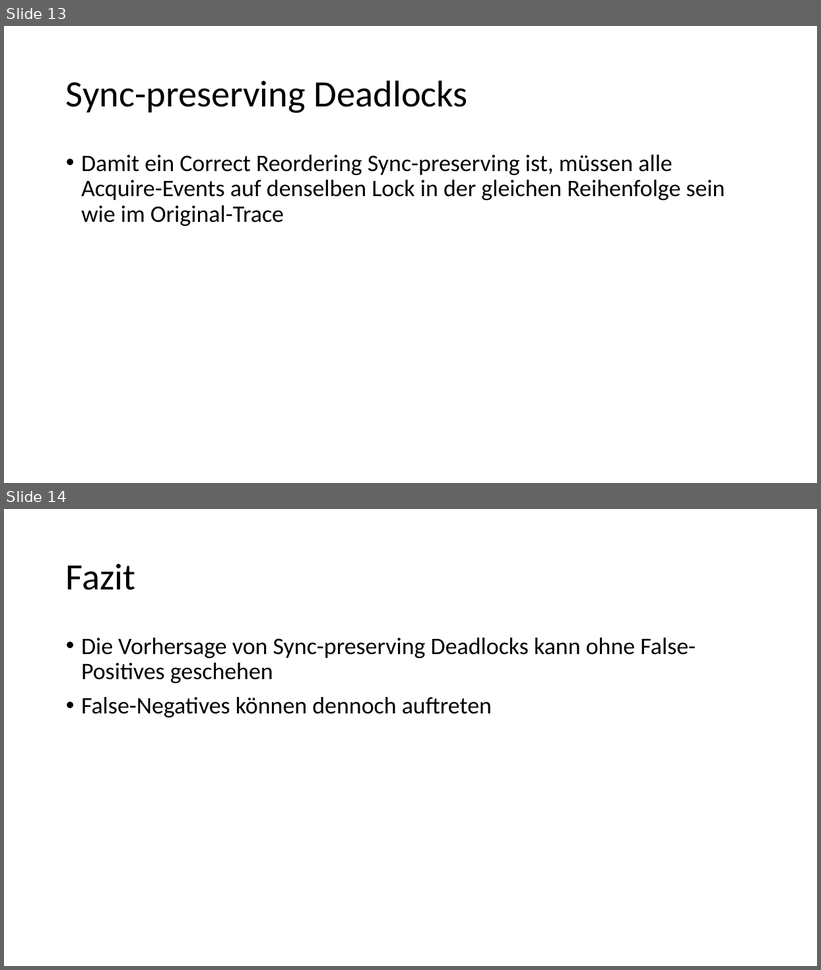
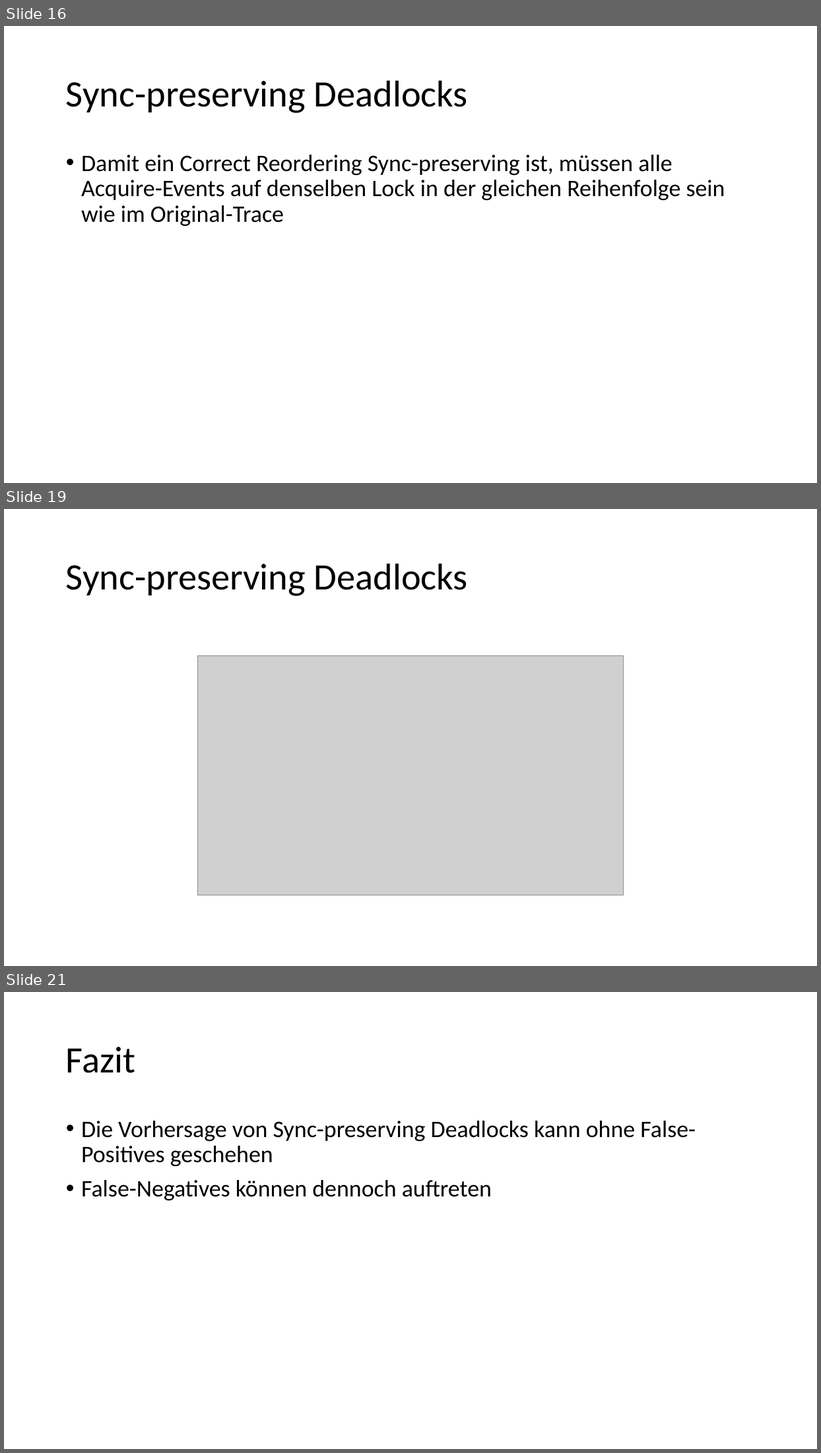
Before and after one commit to HuBaX/Seminararbeit, a slide deck: Sound Dynamic Deadlock Prediction in Linear Time.pptx. Shown one above the other, each under a label of ours: slides 13 and 14 before the commit, slides 16, 19 and 21 after it; the slides between them are not shown. The pictures are 821x970 and 821x1453 pixels, drawn with LibreOffice and Linux fonts; fonts in the diff are those of the drawing; grey boxes stand for pictures. Boxes give left, top, right and bottom in pixels: in the first picture for what was removed or moved away, otherwise in the second. Text is boxed around its words. In the diff, an @@ line names an element or a change of style, - is before the commit and + after.

```diff
--- a/Sound Dynamic Deadlock Prediction in Linear Time.pptx
+++ b/Sound Dynamic Deadlock Prediction in Linear Time.pptx
@@ slide 19 added at bbox=[4, 509, 817, 966], background #FFFFFF @@
@@ title added at bbox=[66, 563, 468, 596], 44 pt, text #000000 @@
+Sync-preserving Deadlocks
@@ picture added at bbox=[198, 656, 624, 896] @@
@@ what was slide 13 is now slide 16 @@
@@ what was slide 14 is now slide 21 @@
```
Also in this commit, not shown: 6 other slides added, 1 other file.
